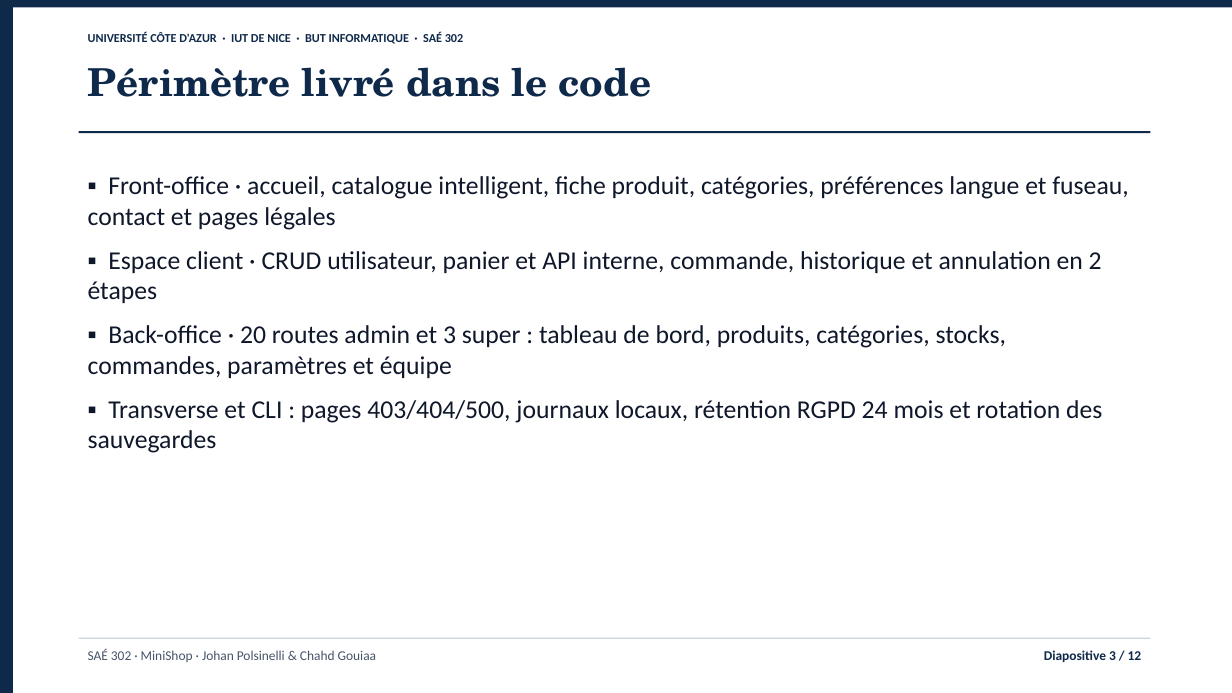
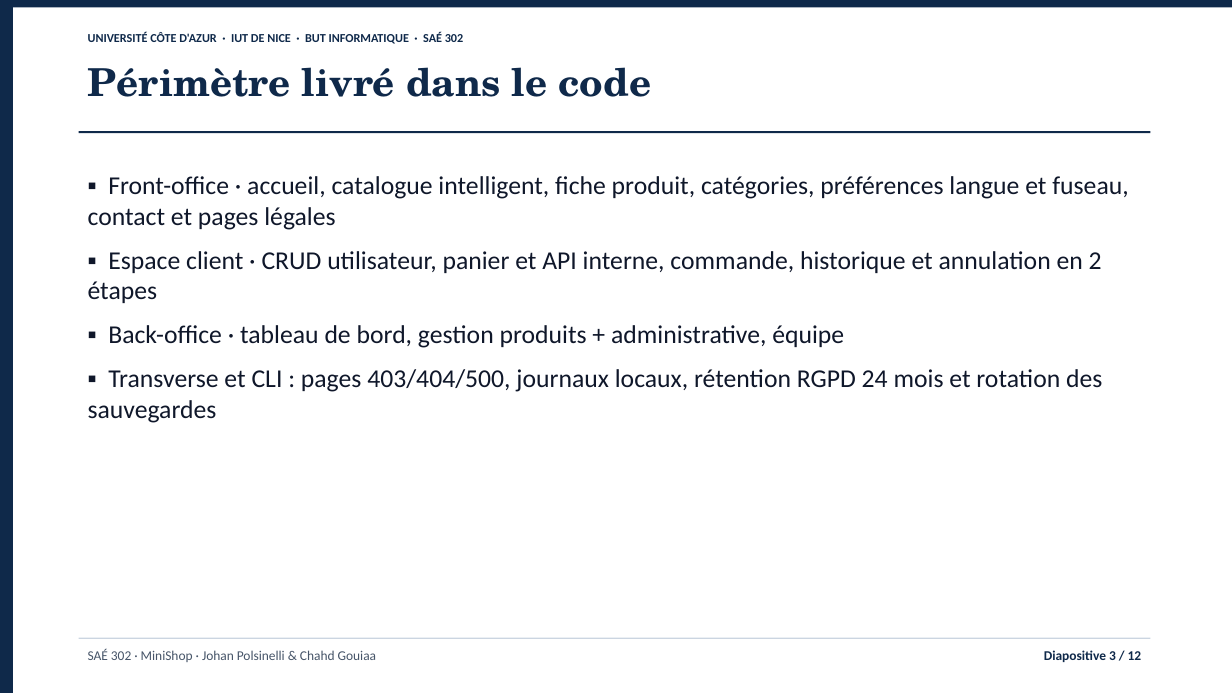
Before and after one commit to jojo8356/SAE-302, a slide deck: slide 3 of livrables/minishop-soutenance.pptx. Drawn at 1232x693 pixels with LibreOffice and Linux fonts; fonts in the diff are those of the drawing. Boxes give left, top, right and bottom in pixels: in the first picture for what was removed or moved away, otherwise in the second. Text is boxed around its words. In the diff, an @@ line names an element or a change of style, - is before the commit and + after.

```diff
--- a/livrables/minishop-soutenance.pptx
+++ b/livrables/minishop-soutenance.pptx
@@ text at (108, 325, 844, 348): text changed @@
-▪ Back-office · 20 routes admin et 3 super : tableau de bord, produits, catégories, stocks, commandes, paramètres et équipe
+▪ Back-office · tableau de bord, gestion produits + administrative, équipe
```
Also in this commit, not shown: 4 other files.
